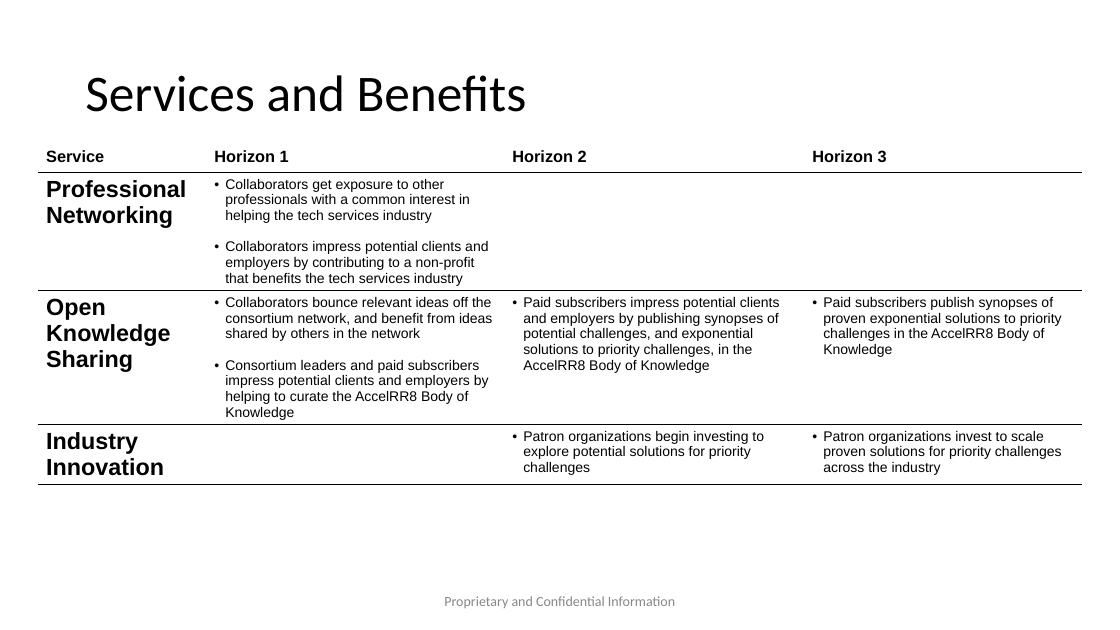
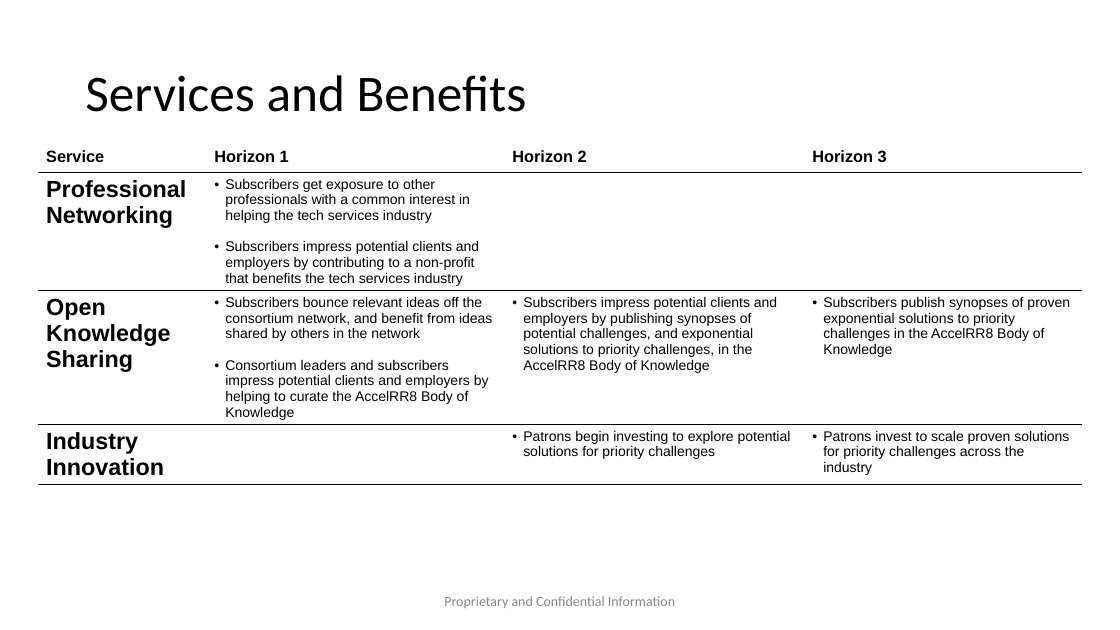
Before and after one commit to AccelRR8-Consortium-NonProfit/Management-Public, a slide deck: slide 6 of docs/1_Integration/1a_Governance/AccelRR8 Consortium Non-Profit Organization Plan.pptx. Drawn at 1120x630 pixels with LibreOffice and Linux fonts; fonts in the diff are those of the drawing; background and template pictures are left out. Boxes give left, top, right and bottom in pixels: in the first picture for what was removed or moved away, otherwise in the second. Text is boxed around its words. In the diff, an @@ line names an element or a change of style, - is before the commit and + after.

Commit message:
Updated Organization Plan

```diff
--- a/docs/1_Integration/1a_Governance/AccelRR8 Consortium Non-Profit Organization Plan.pptx
+++ b/docs/1_Integration/1a_Governance/AccelRR8 Consortium Non-Profit Organization Plan.pptx
@@ table at (38, 144, 1082, 506) @@
-row 2, column 2: Collaborators get exposure to other professionals with a common interest in helping the tech services industry / Collaborators impress potential clients and employers by contributing to a non-profit that benefits the tech services industry
+row 2, column 2: Subscribers get exposure to other professionals with a common interest in helping the tech services industry / Subscribers impress potential clients and employers by contributing to a non-profit that benefits the tech services industry
-row 3: Open Knowledge Sharing | Collaborators bounce relevant ideas off the consortium network, and benefit from ideas shared by others in the network / Consortium leaders and paid subscribers impress potential clients and employers by helping to curate the AccelRR8 Body of Knowledge | Paid subscribers impress potential clients and employers by publishing synopses of potential challenges, and exponential solutions to priority challenges, in the AccelRR8 Body of Knowledge | Paid subscribers publish synopses of proven exponential solutions to priority challenges in the AccelRR8 Body of Knowledge
+row 3: Open Knowledge Sharing | Subscribers bounce relevant ideas off the consortium network, and benefit from ideas shared by others in the network / Consortium leaders and subscribers impress potential clients and employers by helping to curate the AccelRR8 Body of Knowledge | Subscribers impress potential clients and employers by publishing synopses of potential challenges, and exponential solutions to priority challenges, in the AccelRR8 Body of Knowledge | Subscribers publish synopses of proven exponential solutions to priority challenges in the AccelRR8 Body of Knowledge
-row 4, column 3: Patron organizations begin investing to explore potential solutions for priority challenges
+row 4, column 3: Patrons begin investing to explore potential solutions for priority challenges
-row 4, column 4: Patron organizations invest to scale proven solutions for priority challenges across the industry
+row 4, column 4: Patrons invest to scale proven solutions for priority challenges across the industry
```
Also in this commit, not shown: 5 other slides changed, 10 other files.
